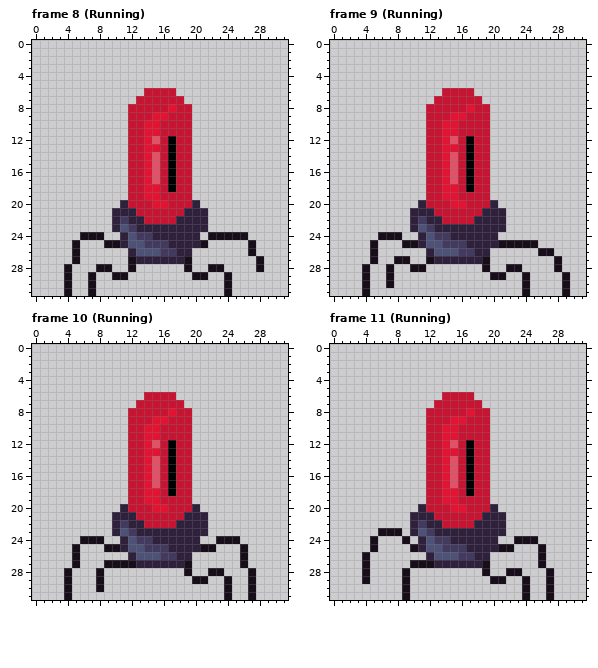
Two states of a pixel-art file, Sprites/Projects/SpiderBot.aseprite. Above is the file before it was changed.
32x32 pixels, 14 frames. Pixels under 10% opacity are left out. Shown: frame 8 (Running), frame 9 (Running), frame 10 (Running), frame 11 (Running). The commit also changed other frames, which this record leaves out.
Once edited:
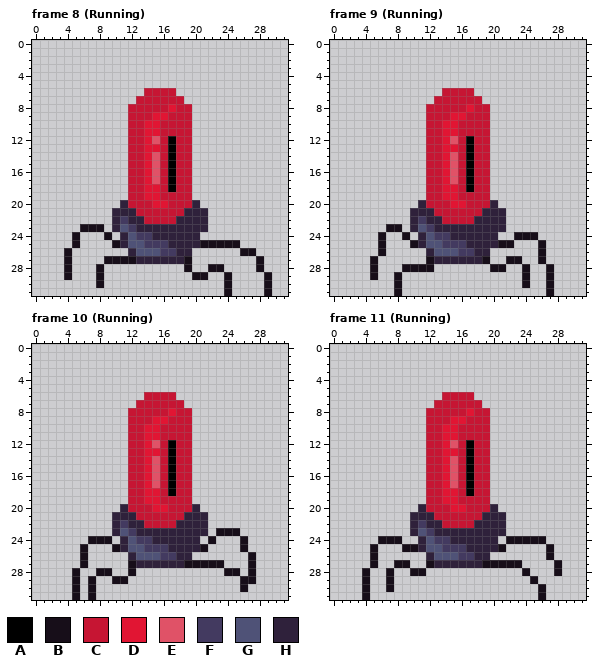
Palette (. is transparent): A #000000  B #170e19  C #c61533  D #e11533  E #e05267  F #433a60  G #4f5277  H #2f213b
Commit message: SpiderBot Running bien plus propre
The exact change:
Changed rows in their new state; - is an unchanged pixel.
Frame 8 (Running), layers "ExtLegRight", "IntLegLeft", "ExtLegLeft":
first column x 4:
23 --BBB---------------------
24 -B...B------------.....---
25 -----.------------BBBB-.--
26 B.--------------------B---
27 B.---BBB------------------
28 -----.--.-----------------
29 ---.B-..-----------------B
30 .--.B--------------------B
31 .--.---------------------B
Frame 9 (Running):
first column x 4:
23 ---BB---------------------
24 ---..B-------------BBB----
25 -.B--.-------------...B---
26 -.B--------------------.--
27 ----..------------BB--B-.-
28 .B-.-B--B------.BB..B--B.-
29 .B-.B-----------..-----B-.
30 .--.B------------------B-.
31 .---B---------------.--B-.
Frame 10 (Running):
first column x 4:
23 -------------------BBB--
24 --.--B------------B...B-
25 -.B--.------------.-----
26 -.B-------------------.B
27 -.B--...--------BBBB--.B
28 .B---B--B------.--..BB--
29 .B-B.-BB--------..--.-B-
30 .B-B.---------------.-B.
31 .B-B----------------.--.
Frame 11 (Running):
first column x 4:
23 --...--------------------
24 -.BBB.------------B---B--
25 -----B------------.---.B-
26 .B--------------------.B-
27 .B--BB..--------BBBB--.-B
28 ---B-.BB-------.--..B--.B
29 ---B-.----------..--.B-.-
30 B--B-.--------------.-B.-
31 B----.--------------.-B.-
Pixel boxes of the changes (left, top, right, bottom) in both pictures:
changed: (64, 224, 136, 296)
changed: (208, 232, 272, 296)
changed: (362, 224, 434, 296)
changed: (482, 232, 570, 296)
changed: (184, 528, 256, 600)
changed: (64, 536, 136, 600)
changed: (362, 528, 426, 600)
changed: (482, 536, 562, 600)
